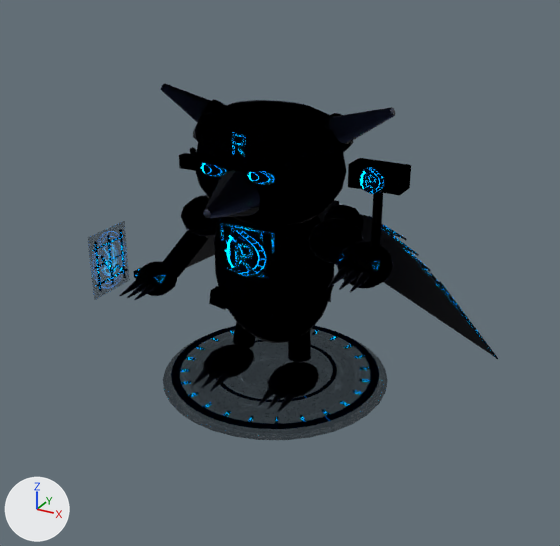
The glTF model app/public/mascot/agent.glb: old version first, new version second.
Camera for both pictures: a 50 mm lens placed at (2.29, -4.1, 2.86), pointed at (0.1, -0.11, 0.87). Every picture has the same lights, and +X, +Y and +Z are marked at lower left. The picture after the commit comes second. Vertices at exactly the same position are counted once.

Names of what the first picture shows: 'RUNECLAW_Command_Core_Mascot_Mesh'.
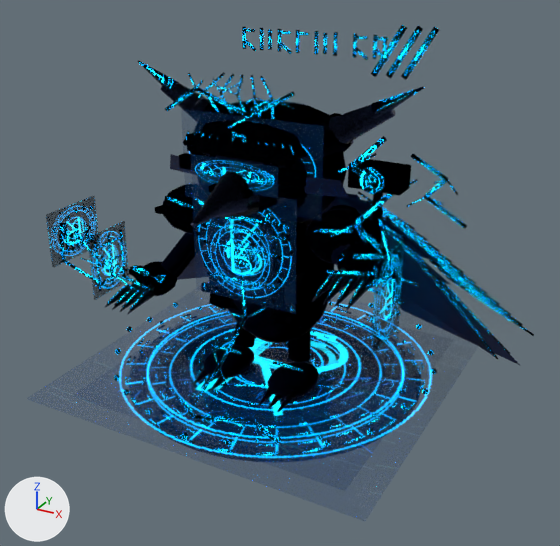
Boxes (x1, y1, x2, y2) around the edits, measured in the pictures (560 x 546 px):
'RUNECLAW_Command_Core_Mascot_Mesh', reshaped (18% wider, 22% taller): before (92, 83, 498, 440); after (53, 25, 534, 462)
part 1 of me_runeclaw_command_core_web_optimized_rigged_mesh, added: after (197, 168, 224, 177)
part 2 of me_runeclaw_command_core_web_optimized_rigged_mesh, added: after (244, 177, 273, 184)
part 3 of me_runeclaw_command_core_web_optimized_rigged_mesh, added: after (436, 277, 510, 354)
part 4 of me_runeclaw_command_core_web_optimized_rigged_mesh, added (blue): after (53, 25, 534, 462)
part 5 of me_runeclaw_command_core_web_optimized_rigged_mesh, recoloured: before (163, 329, 388, 440); after (213, 332, 385, 436)
part 6 of me_runeclaw_command_core_web_optimized_rigged_mesh, recoloured: (92, 132, 498, 429) in both
part 7 of me_runeclaw_command_core_web_optimized_rigged_mesh, recoloured: before (161, 142, 495, 398); after (161, 153, 495, 398)
part 8 of me_runeclaw_command_core_web_optimized_rigged_mesh, recoloured: (135, 100, 410, 362) in both
part 9 of me_runeclaw_command_core_web_optimized_rigged_mesh, recoloured: (120, 86, 395, 412) in both
part 10 of me_runeclaw_command_core_web_optimized_rigged_mesh, recoloured (lighter): (200, 162, 276, 185) in both

The change, as a list of edits to the scene's bpy script:
```text
Add mat_bright_cyan_ai_rune_eyes:
    mat_bright_cyan_ai_rune_eyes = bpy.data.materials.new('Bright cyan AI rune eyes')
    # colours: cyan #3fffff, cyan #50eaff
    # uses the picture img_image_0
    # uses the picture img_image_1
    # uses the picture img_image_2
    # uses the picture img_image_3
Add mat_cobalt_raven_feather___luminous_rough_pbr:
    mat_cobalt_raven_feather___luminous_rough_pbr = bpy.data.materials.new('Cobalt raven feather - luminous rough PBR')
    # colours: blue #768ba6
    # uses the picture img_image_0
    # uses the picture img_image_1
    # uses the picture img_image_2
Add mat_bright_cyan_trading_holo_display:
    mat_bright_cyan_trading_holo_display = bpy.data.materials.new('Bright cyan trading holo-display')
    # colours: cyan #3fffff, cyan #3fe5ff
    # uses the picture img_image_0
    # uses the picture img_image_1
    # uses the picture img_image_2
    # uses the picture img_image_3
Add mat_bright_battle_worn_blue_gunmetal_armor___metallic_pbr:
    mat_bright_battle_worn_blue_gunmetal_armor___metallic_pbr = bpy.data.materials.new('Bright battle-worn blue gunmetal armor - metallic PBR')
    # colours: pale blue #c5cedd
    # uses the picture img_image_0
    # uses the picture img_image_1
    # uses the picture img_image_2
Add mat_transparent_blue_glass_command_base:
    mat_transparent_blue_glass_command_base = bpy.data.materials.new('Transparent blue glass command base')
    # colours: blue #5981a2
    # uses the picture img_image_0
    # uses the picture img_image_1
    # uses the picture img_image_2
Add mat_high_output_cyan_blue_emissive_runes_and_circuits:
    mat_high_output_cyan_blue_emissive_runes_and_circuits = bpy.data.materials.new('High-output cyan-blue emissive runes and circuits')
    # colours: cyan #3fffff, cyan #45ddff
    # uses the picture img_image_0
    # uses the picture img_image_1
    # uses the picture img_image_2
    # uses the picture img_image_3
Add mat_polished_horn_and_silver_talon___rough_pbr:
    mat_polished_horn_and_silver_talon___rough_pbr = bpy.data.materials.new('Polished horn and silver talon - rough PBR')
    # colours: pale yellow #eaddc5
    # uses the picture img_image_0
    # uses the picture img_image_1
    # uses the picture img_image_2
Add mat_large_soft_cyan_bloom_geometry:
    mat_large_soft_cyan_bloom_geometry = bpy.data.materials.new('Large soft cyan bloom geometry')
    # colours: cyan #3fffff, cyan #45eaff
    # uses the picture img_image_0
    # uses the picture img_image_1
    # uses the picture img_image_2
    # uses the picture img_image_3
Change me_runeclaw_command_core_web_optimized_rigged_mesh:
    remove me_runeclaw_command_core_web_optimized_rigged_mesh.from_pydata(...)  # 3210 vertices, 5302 faces; spans x -1.38..1.38, y -0.88..0.78, z 0.01..1.98
    remove me_runeclaw_command_core_web_optimized_rigged_mesh.materials.append(mat_transparent_blue_trading_holo_display)
    add me_runeclaw_command_core_web_optimized_rigged_mesh.from_pydata(...)  # 12056 vertices, 17532 faces; spans x -1.54..1.54, y -1.17..1.17, z 0.01..2.37
    me_runeclaw_command_core_web_optimized_rigged_mesh part 1: the loose piece of 8 vertices spanning x -0.27..-0.05, y -0.47..-0.44, z 1.62..1.69 is copied, and the copy is scaled about its middle by (0.83, 0.72, 0.356), then moved by (0.0, -0.02, -0.07), in mat_high_output_cyan_blue_emissive_runes_and_circuits; it spans x -0.25..-0.07, y -0.48..-0.46, z 1.57..1.6
    me_runeclaw_command_core_web_optimized_rigged_mesh part 2: the loose piece of 8 vertices spanning x 0.05..0.27, y -0.47..-0.44, z 1.62..1.69 is copied, and the copy is scaled about its middle by (0.83, 0.72, 0.356), then moved by (0.0, -0.02, -0.07), in mat_high_output_cyan_blue_emissive_runes_and_circuits; it spans x 0.07..0.25, y -0.48..-0.46, z 1.57..1.6
    me_runeclaw_command_core_web_optimized_rigged_mesh part 3: the loose piece of 12 vertices spanning x 0.98..1.38, y 0.44..0.6, z 0.24..0.78 is copied, and the copy is scaled about its middle by (1.27, 1.36, 1.03), then moved by (-0.02, 0.18, -0.04), in mat_high_output_cyan_blue_emissive_runes_and_circuits; it spans x 0.91..1.42, y 0.59..0.8, z 0.19..0.74
    me_runeclaw_command_core_web_optimized_rigged_mesh part 4: 8388 vertices added at x -1.54..1.54, y -1.17..1.17, z 0.03..2.37
    me_runeclaw_command_core_web_optimized_rigged_mesh part 5: 224 faces spanning x -0.78..0.78, y -0.78..0.78, z 0.01..0.06 switch from mat_transparent_smoky_command_base to mat_transparent_blue_glass_command_base
    me_runeclaw_command_core_web_optimized_rigged_mesh part 6: 1568 faces spanning x -1.38..1.38, y -0.75..0.72, z 0.06..1.83 switch from mat_electric_blue_emissive_runes_and_circuits to mat_high_output_cyan_blue_emissive_runes_and_circuits
    me_runeclaw_command_core_web_optimized_rigged_mesh part 7: 1060 faces spanning x -1.38..1.38, y -0.52..0.59, z 0.1..1.92 switch from mat_raven_black_feather___rough_pbr to mat_cobalt_raven_feather___luminous_rough_pbr
    me_runeclaw_command_core_web_optimized_rigged_mesh part 8: 1578 faces spanning x -0.89..1.05, y -0.72..0.35, z 0.23..1.93 switch from mat_battle_worn_gunmetal_armor___metallic_pbr to mat_bright_battle_worn_blue_gunmetal_armor___metallic_pbr
    me_runeclaw_command_core_web_optimized_rigged_mesh part 9: 568 faces spanning x -0.83..0.94, y -0.88..0.07, z 0.13..1.98 switch from mat_aged_horn_and_black_talon___rough_pbr to mat_polished_horn_and_silver_talon___rough_pbr
    me_runeclaw_command_core_web_optimized_rigged_mesh part 10: 280 faces spanning x -0.25..0.25, y -0.47..-0.41, z 1.55..1.64 switch from mat_glowing_electric_blue_rune_eyes to mat_bright_cyan_ai_rune_eyes
    other edits to the shape of me_runeclaw_command_core_web_optimized_rigged_mesh do not show in these pictures
    add me_runeclaw_command_core_web_optimized_rigged_mesh.materials.append(mat_bright_cyan_trading_holo_display)
    add me_runeclaw_command_core_web_optimized_rigged_mesh.materials.append(mat_large_soft_cyan_bloom_geometry)
```
